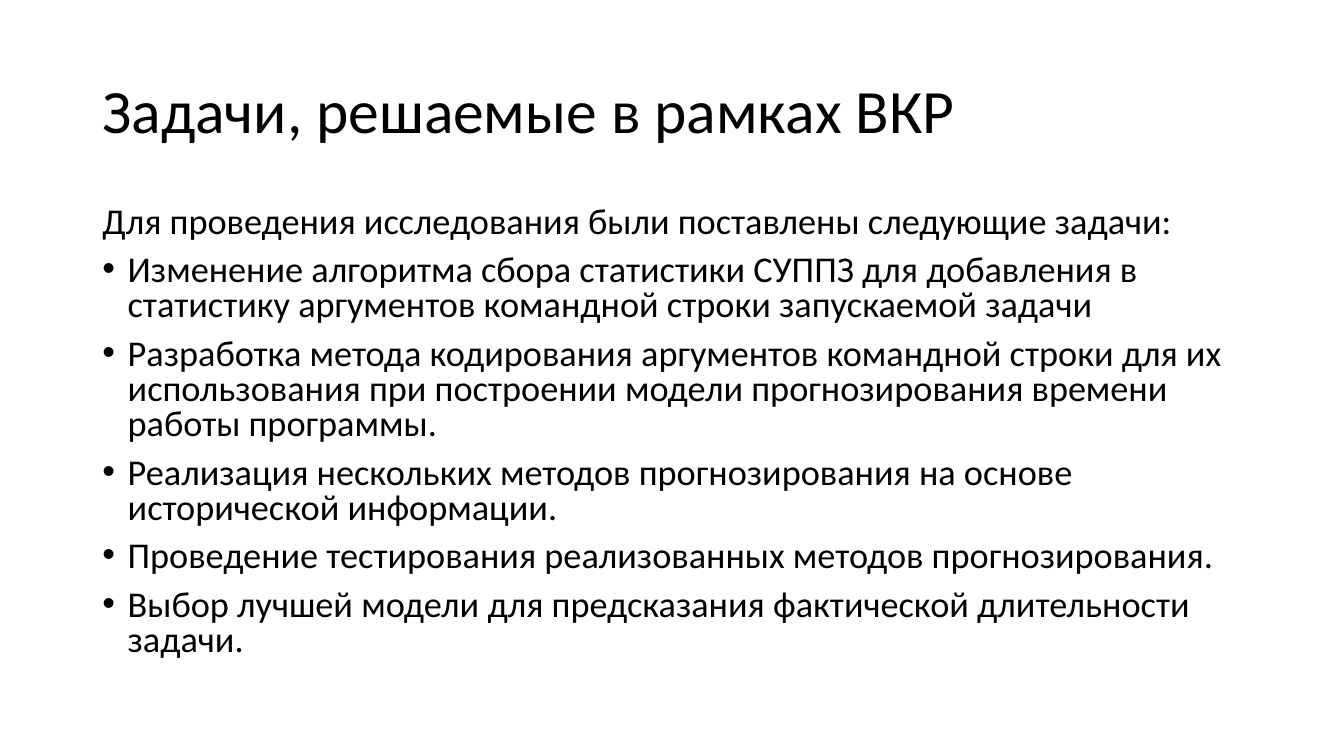
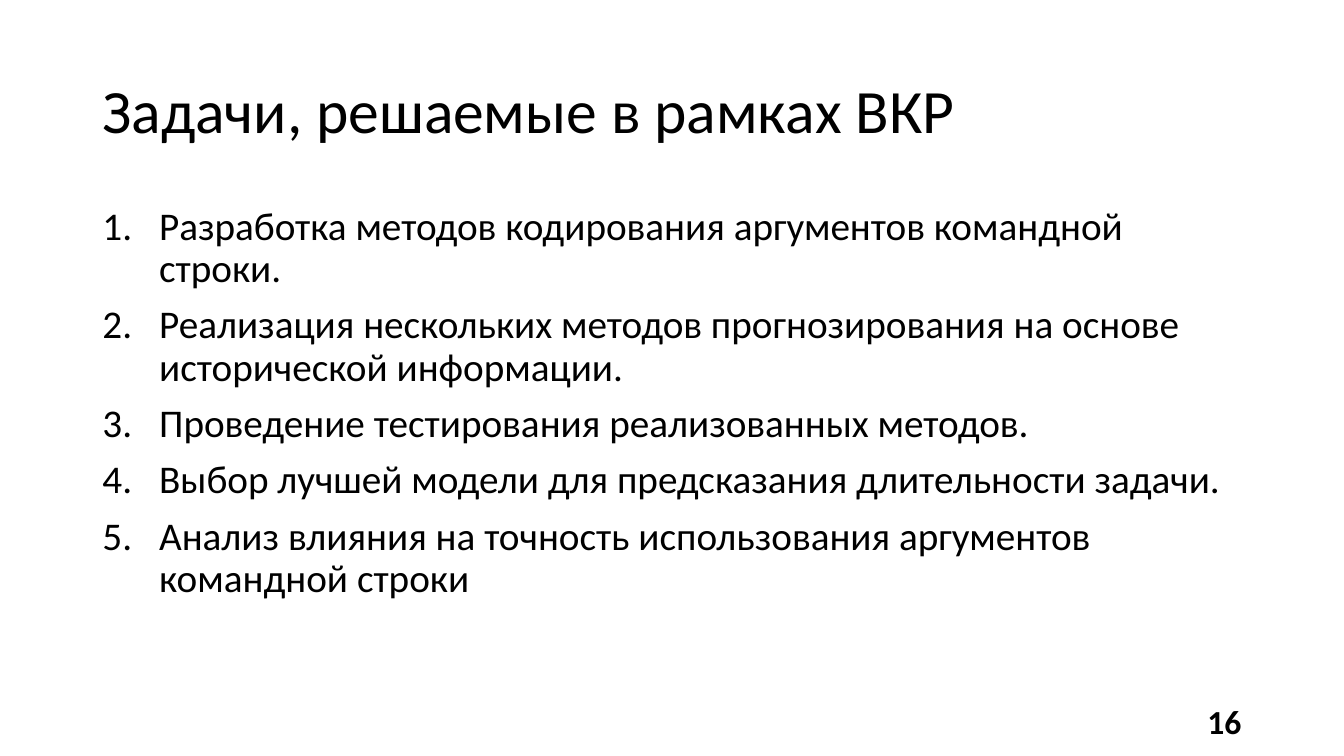
Before and after one commit to alexmeshr/task_time_prediction, a slide deck: slide 16 of presentation.pptx (slide 11 before the commit). Drawn at 1344x756 pixels with LibreOffice and Linux fonts; fonts in the diff are those of the drawing. Boxes give left, top, right and bottom in pixels: in the first picture for what was removed or moved away, otherwise in the second. Text is boxed around its words. In the diff, an @@ line names an element or a change of style, - is before the commit and + after.

```diff
--- a/presentation.pptx
+++ b/presentation.pptx
@@ text at [159,213,1123,289]: text changed; size 25.9 to 28 pt @@
-Для проведения исследования были поставлены следующие задачи:
-• Изменение алгоритма сбора статистики СУППЗ для добавления в статистику аргументов командной строки запускаемой задачи
-• Разработка метода кодирования аргументов командной строки для их использования при построении модели прогнозирования времени работы программы.
+1. Разработка методов кодирования аргументов командной строки.
@@ text at [159,313,1179,388]: size 25.9 to 28 pt in "Реализация нескольких методов прогнозирования на основе исто ..."; bullet • to 1.; line spacing 0.8 to 0.9 @@
@@ text at [159,412,1220,599]: text changed; size 25.9 to 28 pt @@
-• Проведение тестирования реализованных методов прогнозирования.
-• Выбор лучшей модели для предсказания фактической длительности задачи.
+3. Проведение тестирования реализованных методов.
+4. Выбор лучшей модели для предсказания длительности задачи.
+5. Анализ влияния на точность использования аргументов командной строки
@@ page number added at [1207,711,1241,735], 24 pt, text #000000, bold @@
+16
```
Also in this commit, not shown: 7 other slides changed, 20 slides added, 3 slides removed, 11 other files.
